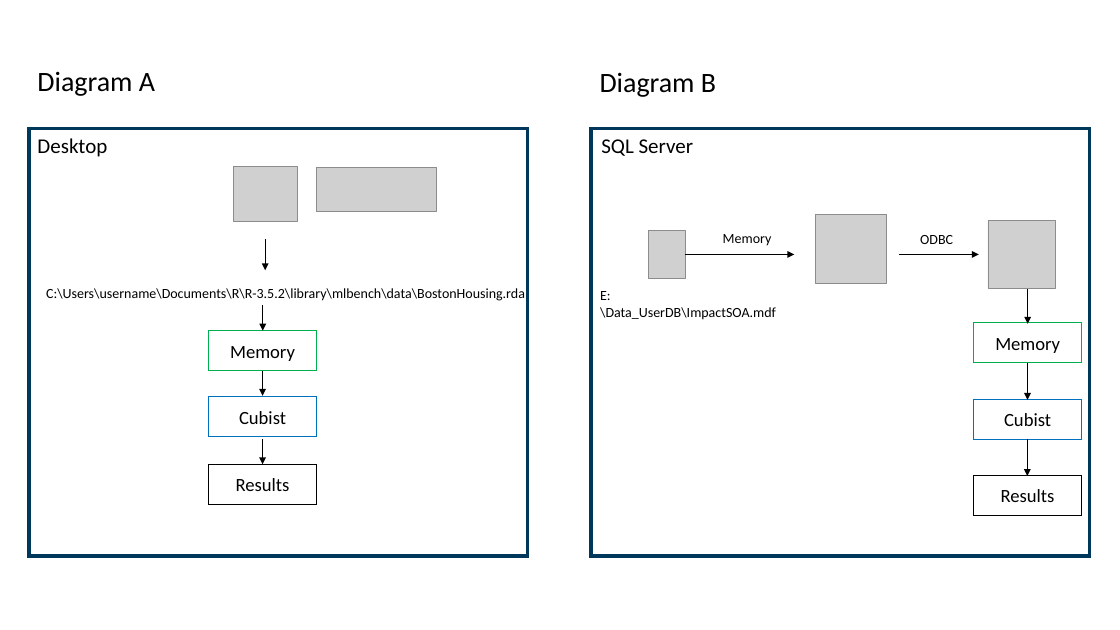
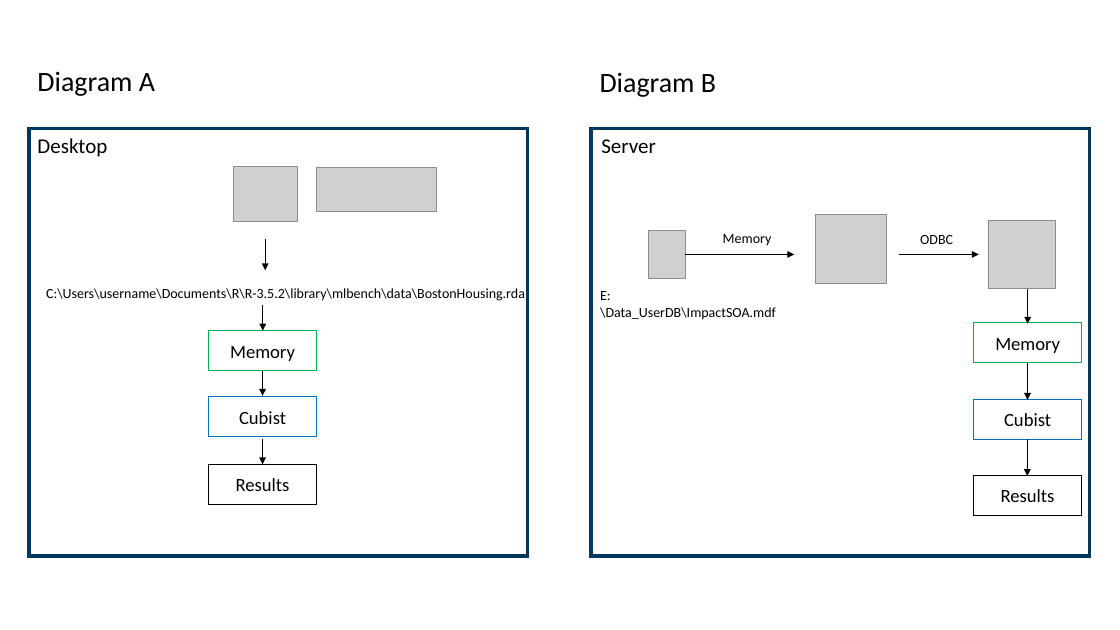
Before and after one commit to hfleitas/AzureSynapseForActuaries, a slide deck: slide 12 of Brent-Hiram-BackToBasicsAnalyticsForActuaries_format.pptx. Drawn at 1120x630 pixels with LibreOffice and Linux fonts; fonts in the diff are those of the drawing; grey boxes stand for pictures; background and template pictures are left out. Boxes give left, top, right and bottom in pixels: in the first picture for what was removed or moved away, otherwise in the second. Text is boxed around its words. In the diff, an @@ line names an element or a change of style, - is before the commit and + after.

```diff
--- a/Brent-Hiram-BackToBasicsAnalyticsForActuaries_format.pptx
+++ b/Brent-Hiram-BackToBasicsAnalyticsForActuaries_format.pptx
@@ text at bbox=[601, 139, 656, 153]: text changed @@
-SQL Server
+Server
```
Also in this commit, not shown: 2 other slides changed, 5 slides added, 1 slide removed.
